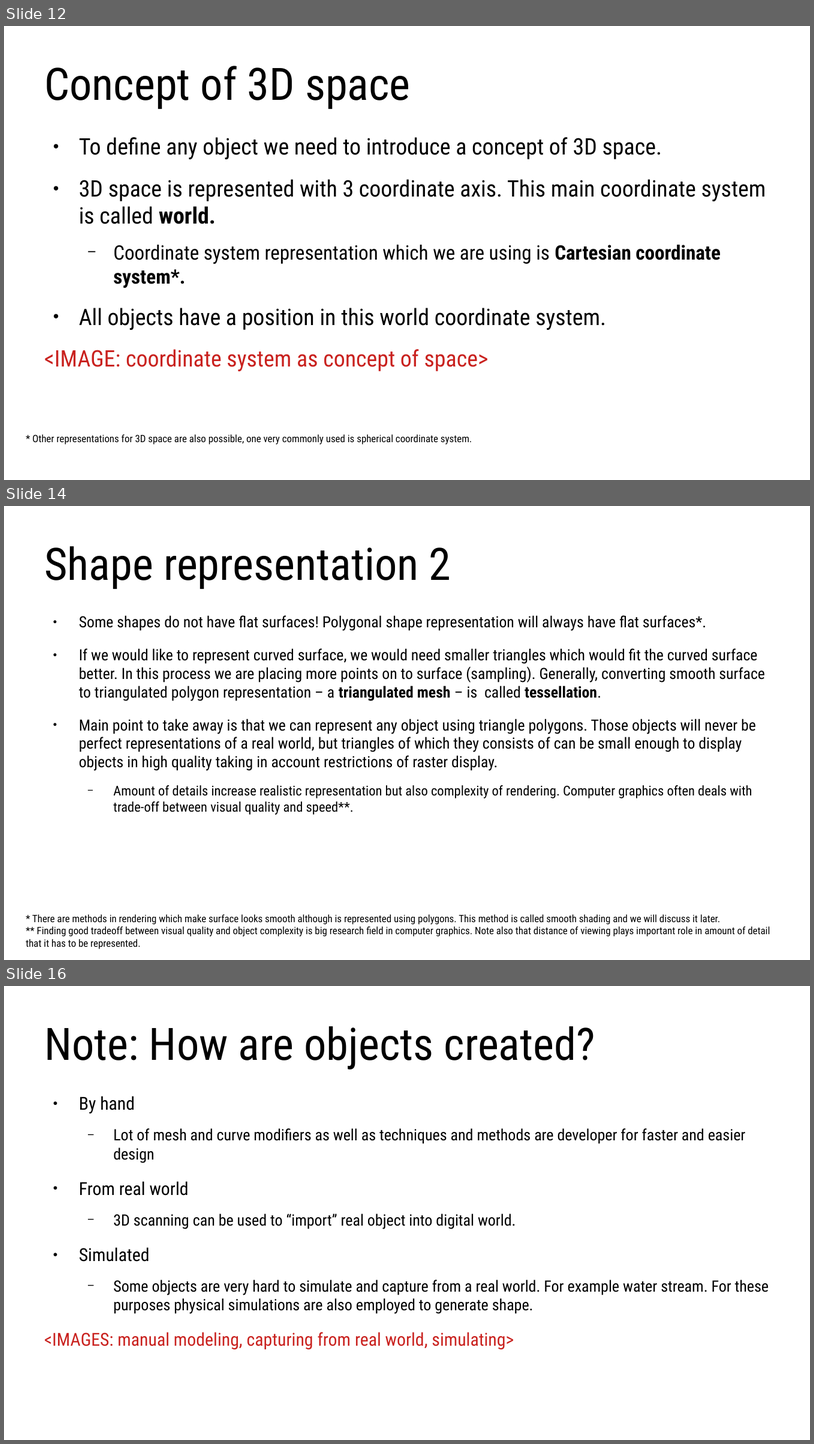
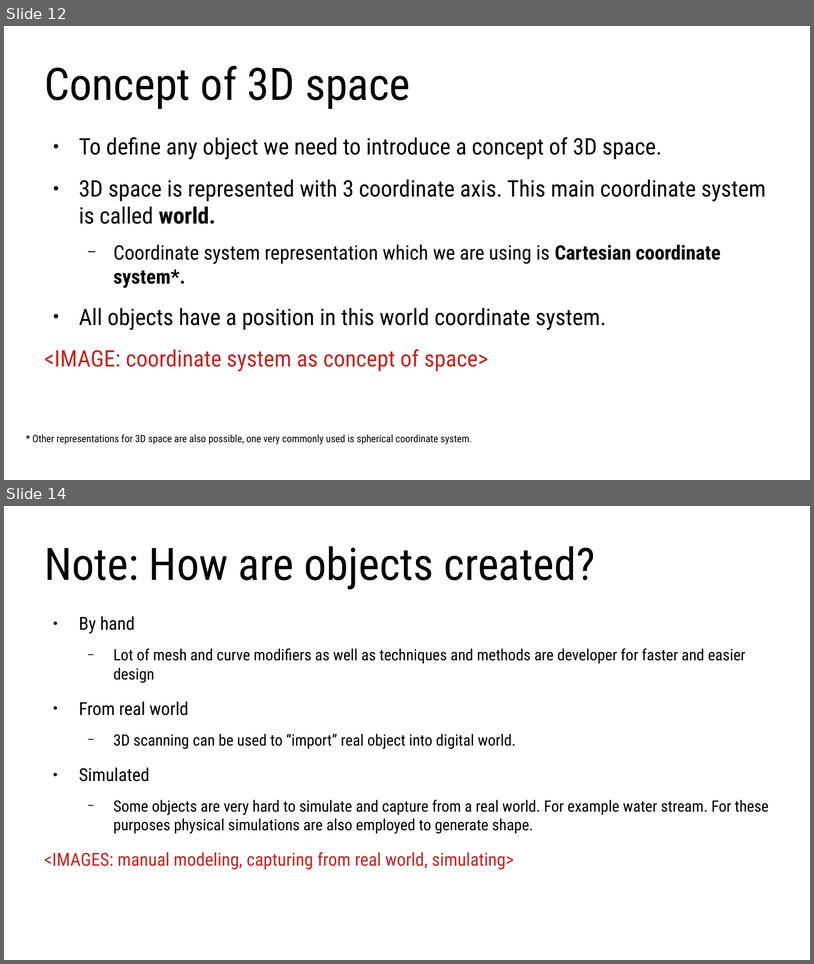
Before and after one commit to lorentzo/IntroductionToComputerGraphics, a slide deck: lectures/2_overview_computer_image_generation/computer_image_generation_overview.odp. Shown one above the other, each under a label of ours: slides 12, 14 and 16 before the commit, slides 12 and 14 after it; the slides between them are not shown. The pictures are 814x1444 and 814x964 pixels, drawn with LibreOffice and Linux fonts; fonts in the diff are those of the drawing. Boxes give left, top, right and bottom in pixels: in the first picture for what was removed or moved away, otherwise in the second. Text is boxed around its words. In the diff, an @@ line names an element or a change of style, - is before the commit and + after.

```diff
--- a/lectures/2_overview_computer_image_generation/computer_image_generation_overview.odp
+++ b/lectures/2_overview_computer_image_generation/computer_image_generation_overview.odp
@@ slide 14 removed at (4,506,810,960), background #FFFFFF @@
@@ title removed at (44,546,452,589) @@
-Shape representation 2
@@ text removed at (79,615,765,814) @@
-● Some shapes do not have flat surfaces! Polygonal shape representation will always have flat surfaces*.
-● If we would like to represent curved surface, we would need smaller triangles which would fit the curved surface better. In this process we are placing more points on to surface (sampling). Generally, converting smooth surface to triangulated polygon representation – a triangulated mesh – is called tessellation.
-● Main point to take away is that we can represent any object using triangle polygons. Those objects will never be perfect representations of a real world, but triangles of which they consists of can be small enough to display objects in high quality taking in account restrictions of raster display.
-  − Amount of details increase realistic representation but also complexity of rendering. Computer graphics often deals with trade-off between visual quality and speed**.
@@ text removed at (26,914,770,949) @@
-* There are methods in rendering which make surface looks smooth although is represented using polygons. This method is called smooth shading and we will discuss it later.
-** Finding good tradeoff between visual quality and object complexity is big research field in computer graphics. Note also that distance of viewing plays important role in amount of detail that it has to be represented.
@@ what was slide 16 is now slide 14 @@
```
Also in this commit, not shown: 5 slides changed, 1 slide added, 3 other slides removed, 7 other files.
